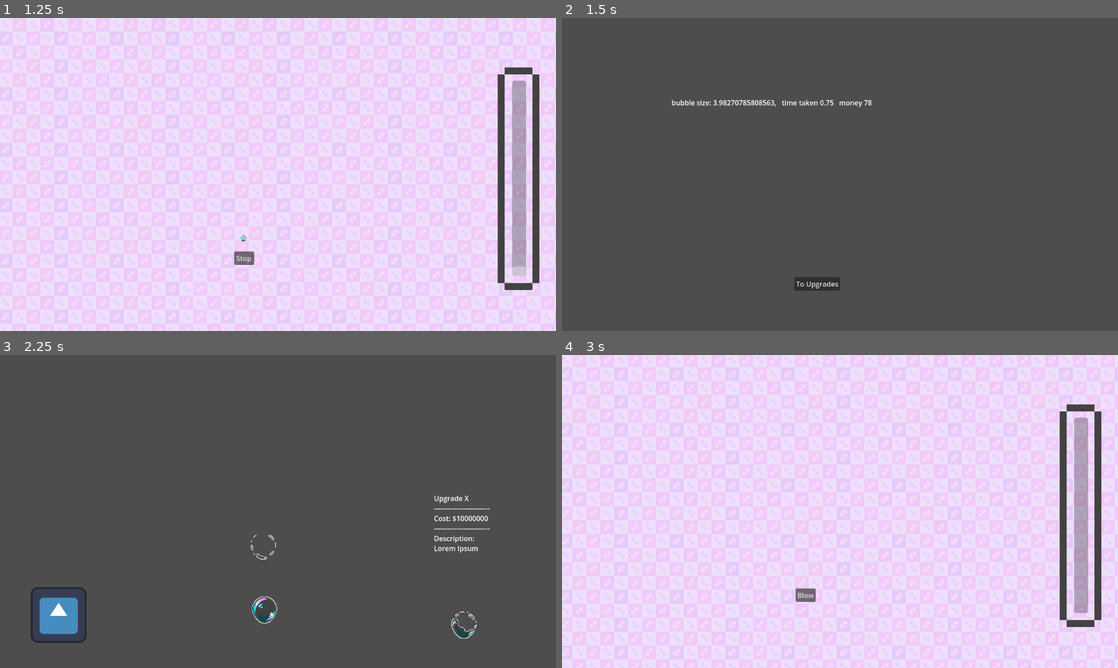
Above: before the commit, frames 1-4 (two rows, left to right).
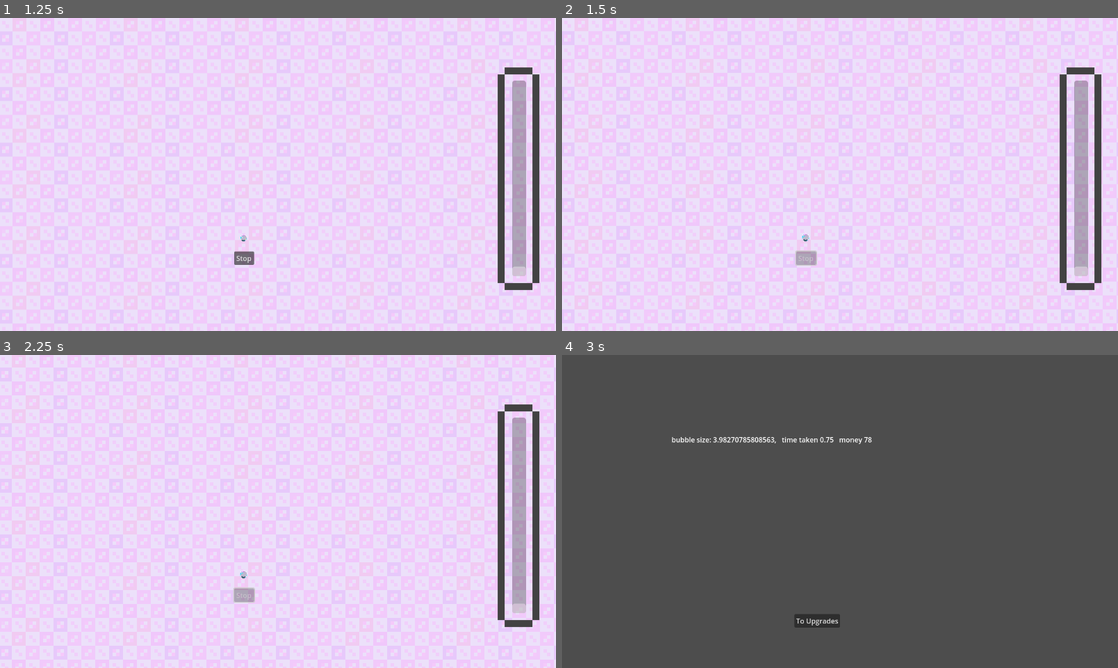
Above: after the commit, the same moments.

Repository: Topech/gamejam2025
Game: Godot game, scene res://round.tscn
The game is run twice, just before and just after one commit, with the same random seed, the same clock (stepped at 60 frames per second) and the same inputs. This scene is started directly instead of the project's main scene. The engine's default icon, where the game draws it, is replaced by a stand-in: a white triangle on a blue panel in a dark square.
Inputs (mouse positions are in pixels of both pictures, inside the frame that each line leads up to):
- Up to frame 1 (1.25 s): click "Blow" at 0.5 s
- Up to frame 2 (1.5 s): click "Stop" at 1.25 s
- Up to frame 3 (2.25 s): click (255, 621) at 2 s, where only the run before the commit has a clickable "To Upgrades"
- Up to frame 4 (3 s): click (623, 614) at 2.77 s

Frame 1 is identical in both runs. In frame 2, 98% of the frame differs, in the area x 0-100%, y 0-100%; in frame 3, 98%; in frame 4, 98%.

Commit message:
-Added 1s wait before transition to upgrade screen

Diff:
--- /dev/null
+++ b/BalloonPixelater.gdshader
@@ -0,0 +1,12 @@
+shader_type canvas_item;
+
+uniform int amount = 32;
+
+void fragment()
+{
+	vec2 grid_uv = round(UV * float(amount)) / float(amount);
+
+	vec4 text = texture(TEXTURE, grid_uv);
+
+	COLOR = text;
+}
--- a/mainmenu.tscn
+++ b/mainmenu.tscn
@@ -10,6 +10,7 @@
 [ext_resource type="Texture2D" uid="uid://vd0sss5orj3v" path="res://Assets/Buttons/MainMenu/Play_4.png" id="7_j7gx1"]
 
 [sub_resource type="ShaderMaterial" id="ShaderMaterial_d7nwu"]
+resource_local_to_scene = true
 shader = ExtResource("2_27xmd")
 
 [sub_resource type="StyleBoxEmpty" id="StyleBoxEmpty_nx3b4"]
--- a/round.gd
+++ b/round.gd
@@ -113,4 +113,5 @@
 	var metrics = MetricStruct.new(growth_time_elapsed, all_growth)
 	Global.round_metrics = metrics
 	emit_signal("stopped", metrics)
+	await get_tree().create_timer(1).timeout
 	get_tree().change_scene_to_file("res://round_scoreboard.tscn")
--- a/round.tscn
+++ b/round.tscn
@@ -14,6 +14,8 @@
 
 [sub_resource type="ShaderMaterial" id="ShaderMaterial_q3657"]
 shader = ExtResource("2_qn2gj")
+
+[sub_resource type="ShaderMaterial" id="ShaderMaterial_3yefv"]
 
 [sub_resource type="SpriteFrames" id="SpriteFrames_cdmdu"]
 resource_local_to_scene = true
@@ -76,6 +78,7 @@
 texture = ExtResource("2_yca1n")
 
 [node name="BubblePopSprite" type="AnimatedSprite2D" parent="Bubble"]
+material = SubResource("ShaderMaterial_3yefv")
 sprite_frames = SubResource("SpriteFrames_cdmdu")
 animation = &"Pop"
 script = ExtResource("6_52slm")
--- /dev/null
+++ b/texture_rect.gd
@@ -0,0 +1 @@
+extends TextureRect
Not shown: 1 places in round.tscn that only renumber resources
